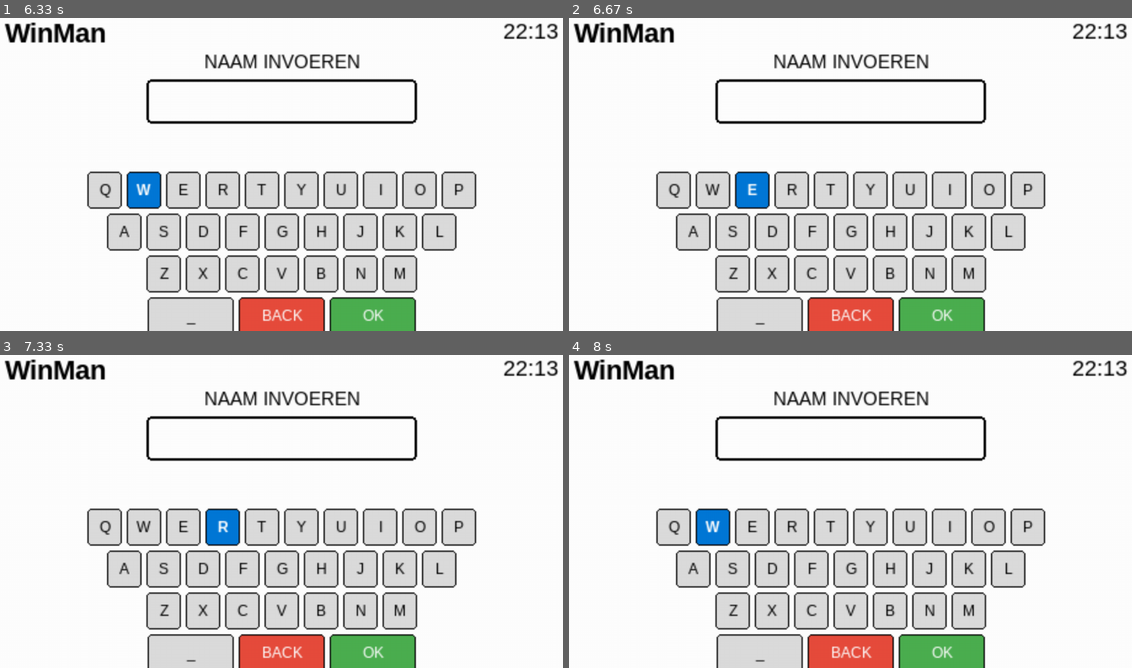
Above: before the commit, frames 1-4 (two rows, left to right).
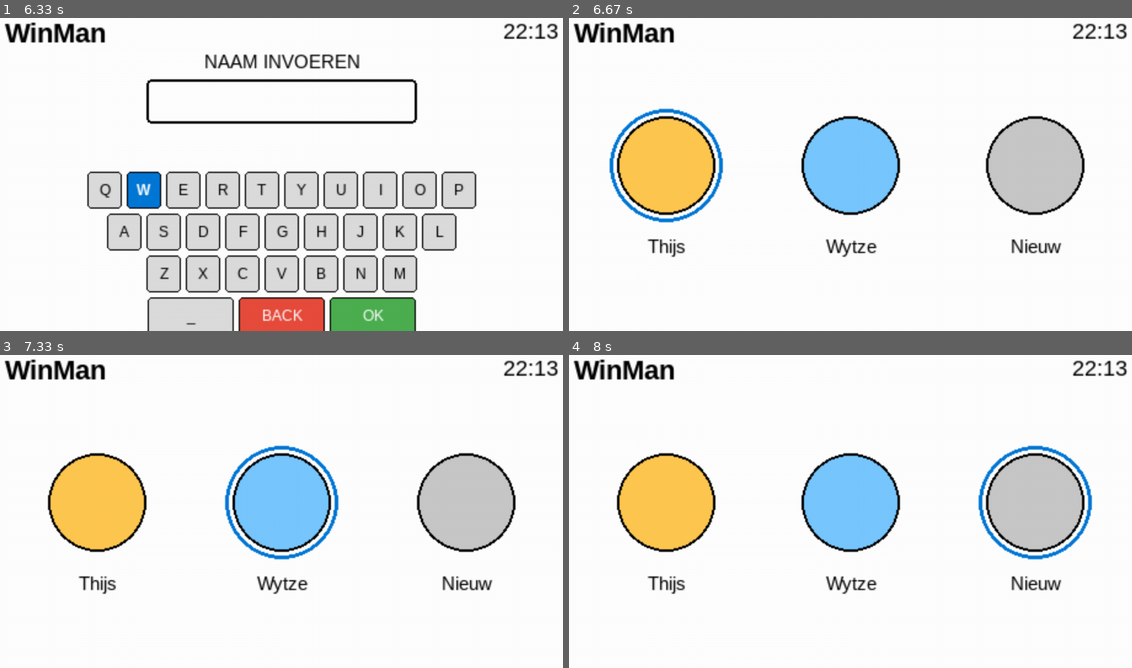
Above: after the commit, the same moments.

Repository: WytzedeJong/Main
Game: pygame game, started from main.py
Two runs of this game, one before a commit and one after it. Both use one fixed random seed, a clock stepped at 60 frames per second and the inputs below.
Inputs:
- Up to frame 1 (6.33 s): hold Esc 0.33-0.8 s; hold Right 0.33-0.8 s; tap Enter at 0.83, 3.67 s; hold Esc 1.17-1.63 s; hold Right 1.17-1.63 s; hold Right 1.67-2.13 s; hold Right 2.17-2.63 s; hold Left 2.67-3.2 s; hold Left 3.23-3.63 s; hold Right 4-4.63 s; hold Down 4.67-5.03 s; hold Left 5.07-5.53 s; hold Right 5.57-6.03 s; hold Up from 6.07 s (still down)
- Up to frame 2 (6.67 s): release Up at 6.37 s; hold Esc from 6.4 s (still down); hold Right from 6.4 s (still down)
- Up to frame 3 (7.33 s): release Esc at 6.87 s; release Right at 6.87 s; hold Right from 6.9 s (still down)
- Up to frame 4 (8 s): release Right at 7.37 s; hold Left 7.4-7.93 s; hold Left from 7.97 s (still down)

Frame 1 is identical in both runs. In frame 2, 36% of the frame differs, in the area x 7-92%, y 11-100%; in frame 3, 36%; in frame 4, 36%, in the area x 8-93%, y 11-100%.

Commit message:
lockscreen toeovoeging, mokey stacker werkt weer.

Diff:
--- a/games/monkey_stacker/game.py
+++ b/games/monkey_stacker/game.py
@@ -381,9 +381,12 @@
 
             ratio = y / BASE_HEIGHT
 
-            r = int(self.styles.BG_TOP[0]*(1-ratio)+self.styles.BG_BOTTOM[0]*ratio)
-            g = int(self.styles.BG_TOP[1]*(1-ratio)+self.styles.BG_BOTTOM[1]*ratio)
-            b = int(self.styles.BG_TOP[2]*(1-ratio)+self.styles.BG_BOTTOM[2]*ratio)
+            BG_TOP = (120, 200, 180)
+            BG_BOTTOM = (40, 120, 140)
+
+            r = int(BG_TOP[0]*(1-ratio)+BG_BOTTOM[0]*ratio)
+            g = int(BG_TOP[1]*(1-ratio)+BG_BOTTOM[1]*ratio)
+            b = int(BG_TOP[2]*(1-ratio)+BG_BOTTOM[2]*ratio)
 
             pygame.draw.line(surface,(r,g,b),(0,y),(BASE_WIDTH,y))
 
--- a/ui/lockscreen.py
+++ b/ui/lockscreen.py
@@ -108,6 +108,10 @@
     def handle_events(self, event):
 
         if event.type != pygame.KEYDOWN or self.success_timer > 0:
+            return
+
+        if event.key == pygame.K_ESCAPE:
+            self.handle_back()
             return
 
         if self.state == "select":
@@ -126,6 +130,31 @@
             self.handle_confirm_password(event)
 
 
+    def handle_back(self):
+
+        if self.state == "password":
+            self.state = "select"
+
+        elif self.state == "create_name":
+            self.state = "select"
+
+        elif self.state == "create_color":
+            self.state = "create_name"
+
+        elif self.state == "create_icon":
+            self.state = "create_color"
+
+        elif self.state == "create_password":
+            self.state = "create_icon"
+            self.new_password = []
+            self.anim_dots = []
+
+        elif self.state == "confirm_password":
+            self.state = "create_password"
+            self.confirm_password = []
+            self.anim_dots = []
+
+
     def handle_select(self, event):
         display = self.get_display_users()
 
@@ -174,9 +203,6 @@
                     self.anim_dots = []
                     self.shake_timer = 0.4
 
-        elif event.key == pygame.K_ESCAPE:
-            self.state = "select"
-
 
     def handle_create_name(self, event):
 
